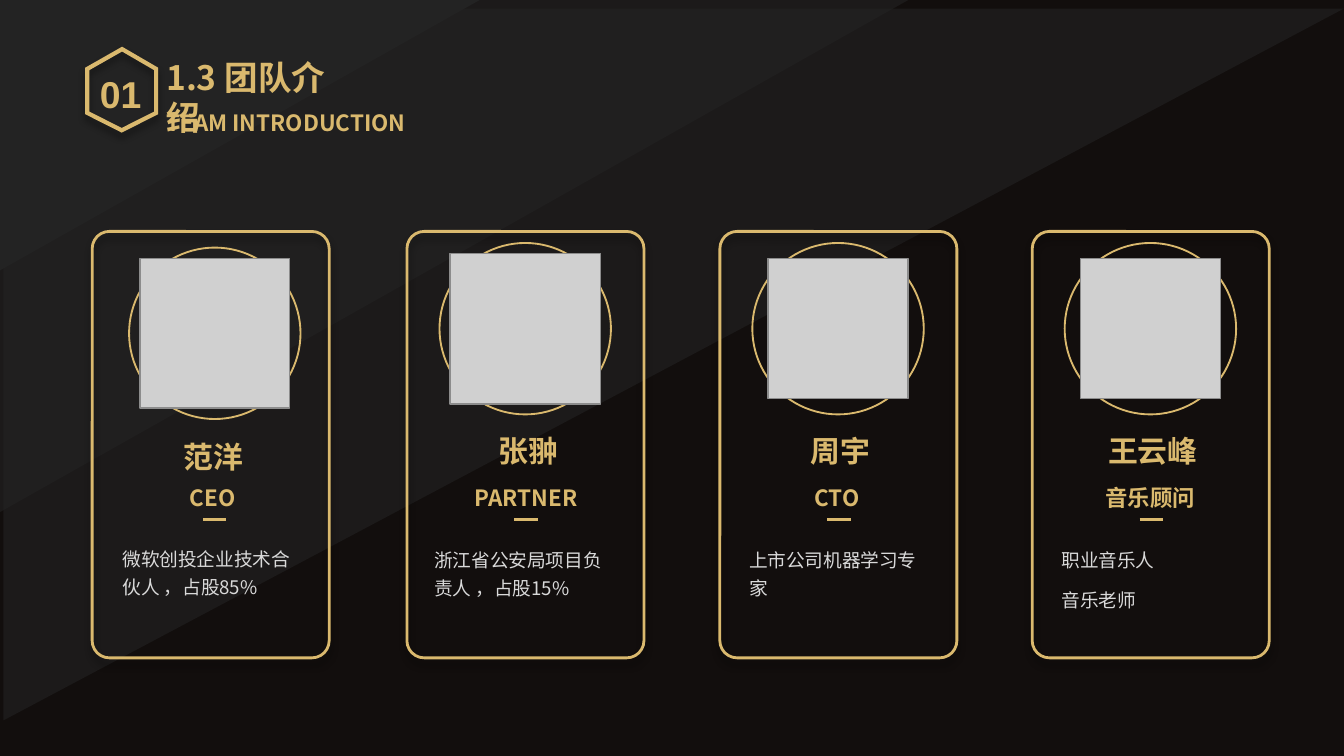
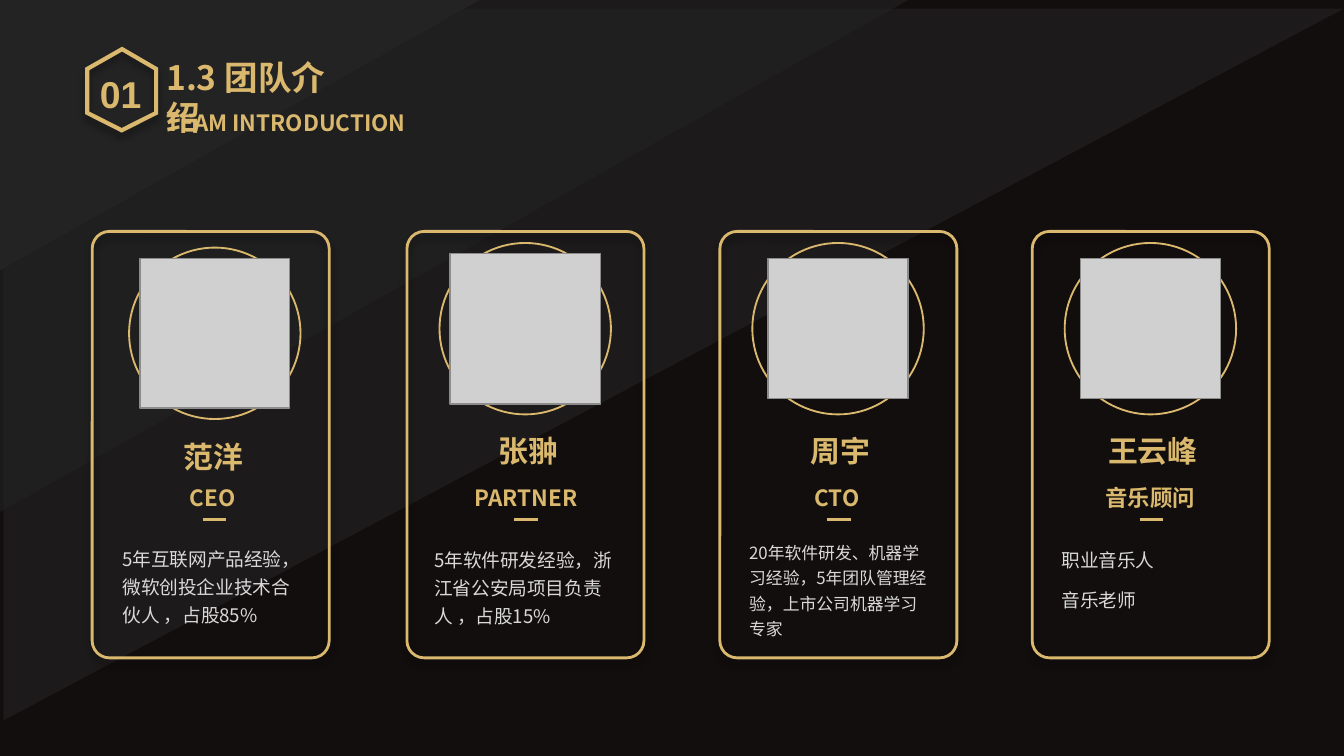
Before and after one commit to Reed942/Ai-Music, a slide deck: slide 4 of Documents/产品文档/产品需求文档/人工智能编曲-范洋.pptx. Drawn at 1344x756 pixels with LibreOffice and Linux fonts; fonts in the diff are those of the drawing; grey boxes stand for pictures. Boxes give left, top, right and bottom in pixels: in the first picture for what was removed or moved away, otherwise in the second. Text is boxed around its words. In the diff, an @@ line names an element or a change of style, - is before the commit and + after.

Commit message:
add

```diff
--- a/Documents/产品文档/产品需求文档/人工智能编曲-范洋.pptx
+++ b/Documents/产品文档/产品需求文档/人工智能编曲-范洋.pptx
@@ text at <box>122,550,300,624</box>: text changed @@
-微软创投企业技术合伙人 ，占股85%
+5年互联网产品经验，微软创投企业技术合伙人 ，占股85%
@@ text at <box>434,551,612,625</box>: text changed @@
-浙江省公安局项目负责人 ，占股15%
+5年软件研发经验，浙江省公安局项目负责人 ，占股15%
@@ text at <box>749,545,926,637</box>: text changed; size 10 to 9 pt @@
-上市公司机器学习专家
+20年软件研发、机器学习经验，5年团队管理经验，上市公司机器学习专家
```
Also in this commit, not shown: 1 other slide changed.
